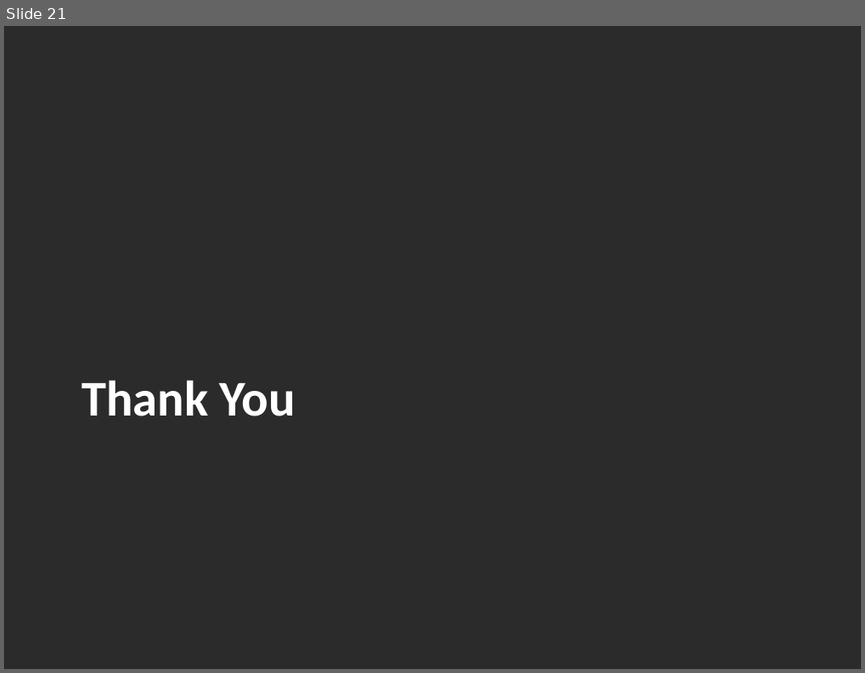
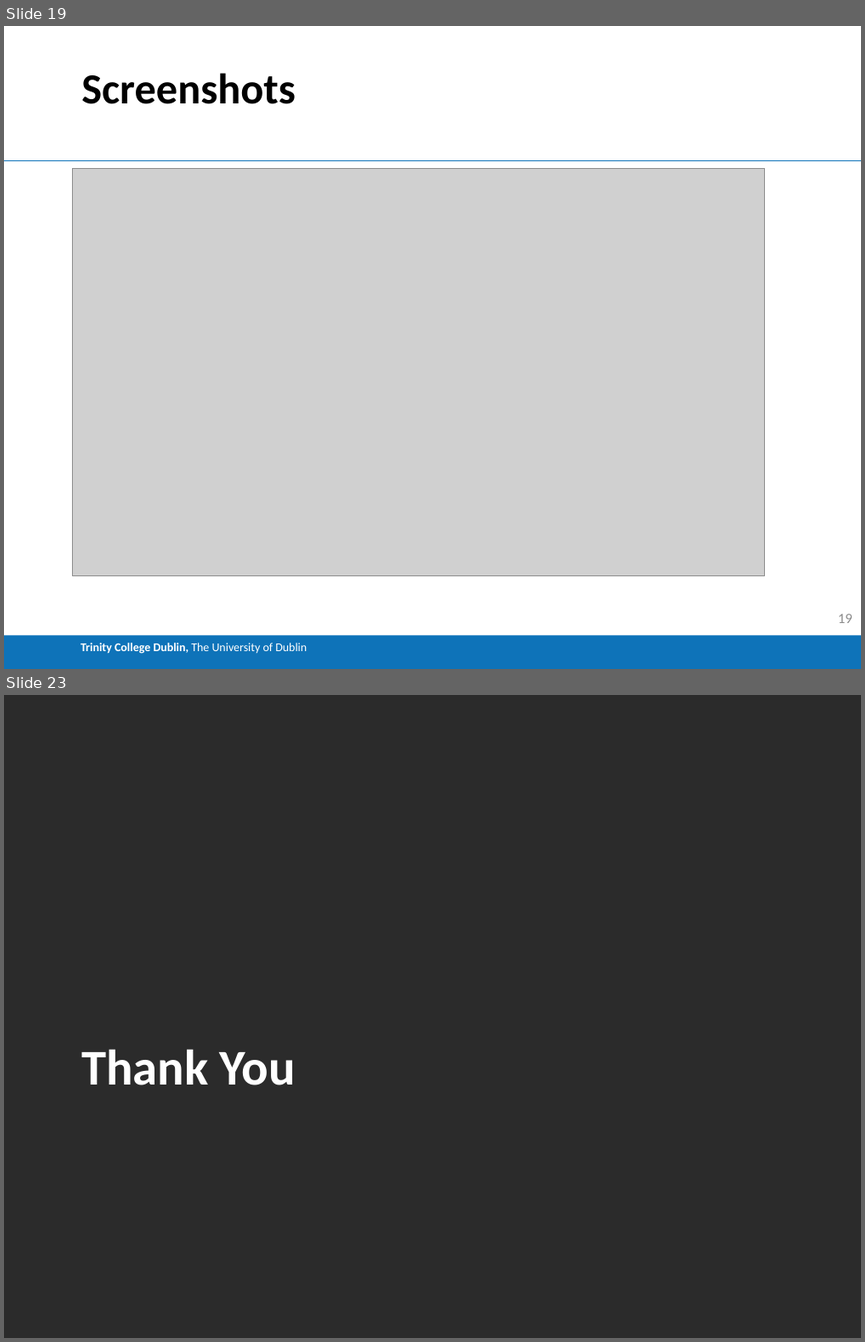
Before and after one commit to Buckley258/FYP, a slide deck: FYP_Demo.pptx. Shown one above the other, each under a label of ours: slide 21 before the commit, slides 19 and 23 after it; the slides between them are not shown. The pictures are 865x673 and 865x1342 pixels, drawn with LibreOffice and Linux fonts; fonts in the diff are those of the drawing; grey boxes stand for pictures; background and template pictures are left out; a plain dark background stands for a picture behind light text. Boxes give left, top, right and bottom in pixels: in the first picture for what was removed or moved away, otherwise in the second. Text is boxed around its words. In the diff, an @@ line names an element or a change of style, - is before the commit and + after.

```diff
--- a/FYP_Demo.pptx
+++ b/FYP_Demo.pptx
@@ slide 19 added at (4, 26, 861, 669), background #FFFFFF @@
@@ title added at (81, 73, 296, 104), 36 pt, text #000000, bold @@
+Screenshots
@@ line added from (4, 160) to (861, 160), #0E73B9 0.75 pt @@
@@ picture added at (73, 168, 764, 575) @@
@@ rectangle added at (4, 635, 861, 669), fill #0E73B9, 10 pt, text #FFFFFF, bold @@
+Trinity College Dublin, The University of Dublin
@@ page number added at (838, 613, 852, 623), 12 pt, text #8C8C8C @@
+19
@@ what was slide 21 is now slide 23 @@
```
Also in this commit, not shown: 17 slides changed, 3 other slides added, 3 slides removed, 2 other files.
